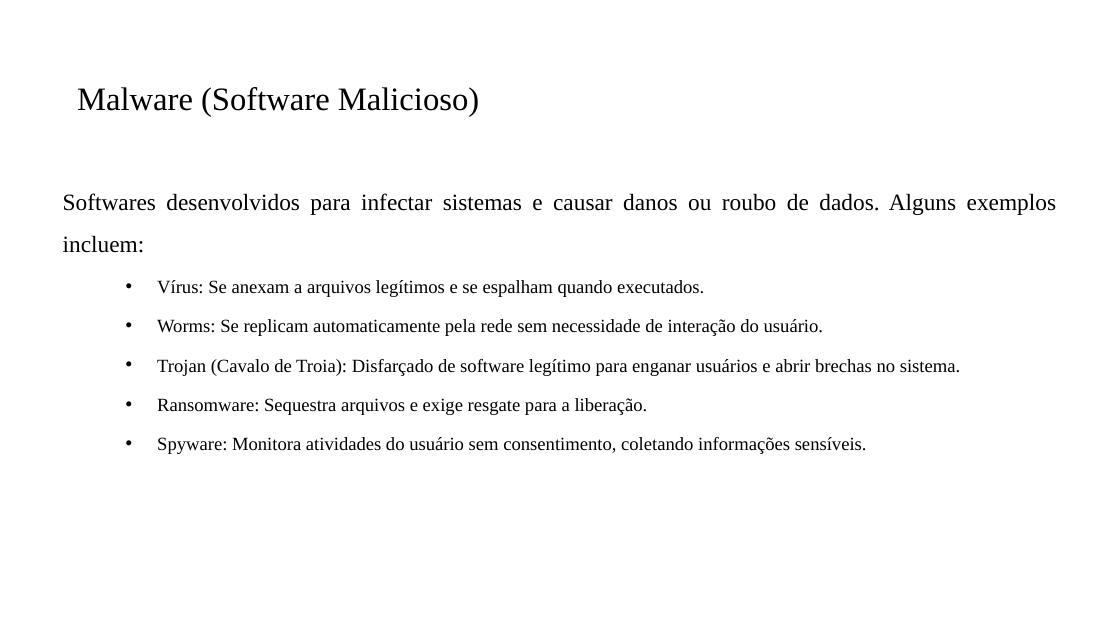
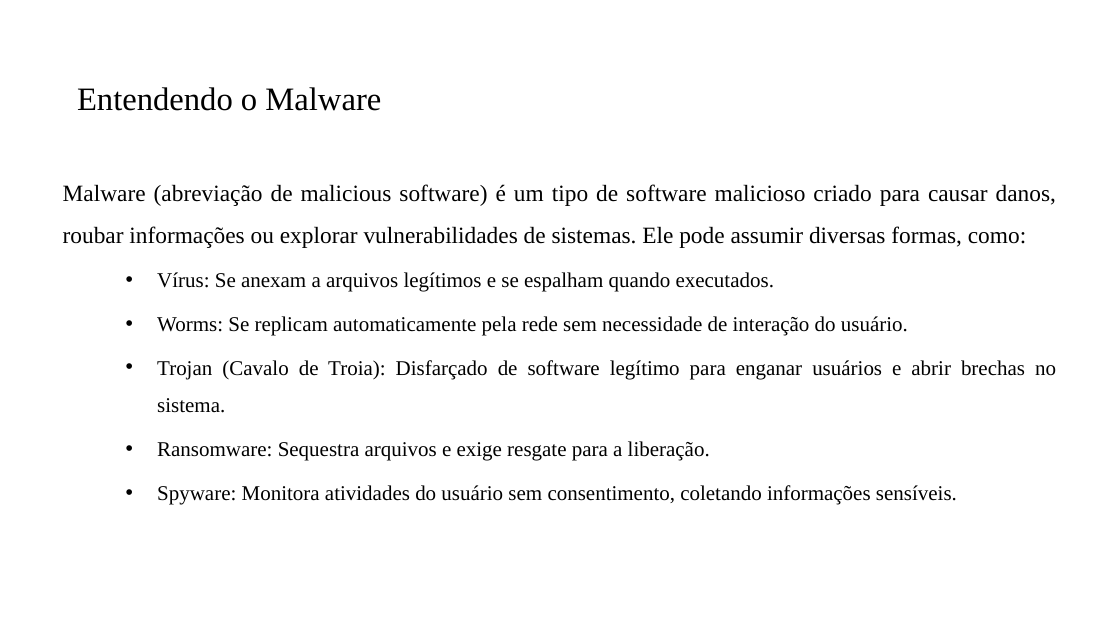
Before and after one commit to PedroMiho/UMC, a slide deck: slide 3 of Projeto de Software e Segurança da Informação - 2026/Segurança da Informação/Aula 02 - Ameaças Cibernéticas/Ameaças Ciberneticas.pptx (slide 2 before the commit). Drawn at 1120x630 pixels with LibreOffice and Linux fonts; fonts in the diff are those of the drawing; background and template pictures are left out. Boxes give left, top, right and bottom in pixels: in the first picture for what was removed or moved away, otherwise in the second. Text is boxed around its words. In the diff, an @@ line names an element or a change of style, - is before the commit and + after.

```diff
--- a/Projeto de Software e Segurança da Informação - 2026/Segurança da Informação/Aula 02 - Ameaças Cibernéticas/Ameaças Ciberneticas.pptx
+++ b/Projeto de Software e Segurança da Informação - 2026/Segurança da Informação/Aula 02 - Ameaças Cibernéticas/Ameaças Ciberneticas.pptx
@@ title at box(77, 87, 381, 111): text changed @@
-Malware (Software Malicioso)
+Entendendo o Malware
@@ text "Malware (abreviação de malicious software) ...": place and size @@
-text "Malware (abreviação de malicious software) ..." at box(63, 193, 1057, 454)
+text "Malware (abreviação de malicious software) ..." at box(63, 184, 1056, 504)
@@ text at box(63, 184, 1056, 248): text changed @@
-Softwares desenvolvidos para infectar sistemas e causar danos ou roubo de dados. Alguns exemplos incluem:
+Malware (abreviação de malicious software) é um tipo de software malicioso criado para causar danos, roubar informações ou explorar vulnerabilidades de sistemas. Ele pode assumir diversas formas, como:
@@ text at box(157, 272, 1056, 504): size 16 to 18 pt in "Vírus: Se anexam a arquivos legítimos e ...", "Worms: Se replicam automaticamente pela rede sem ...", "Trojan (Cavalo de Troia): Disfarçado de software ...", "Ransomware: Sequestra arquivos e exige resgate para ..." and 1 more places @@
```
Also in this commit, not shown: 8 slides added, 1 other file.
